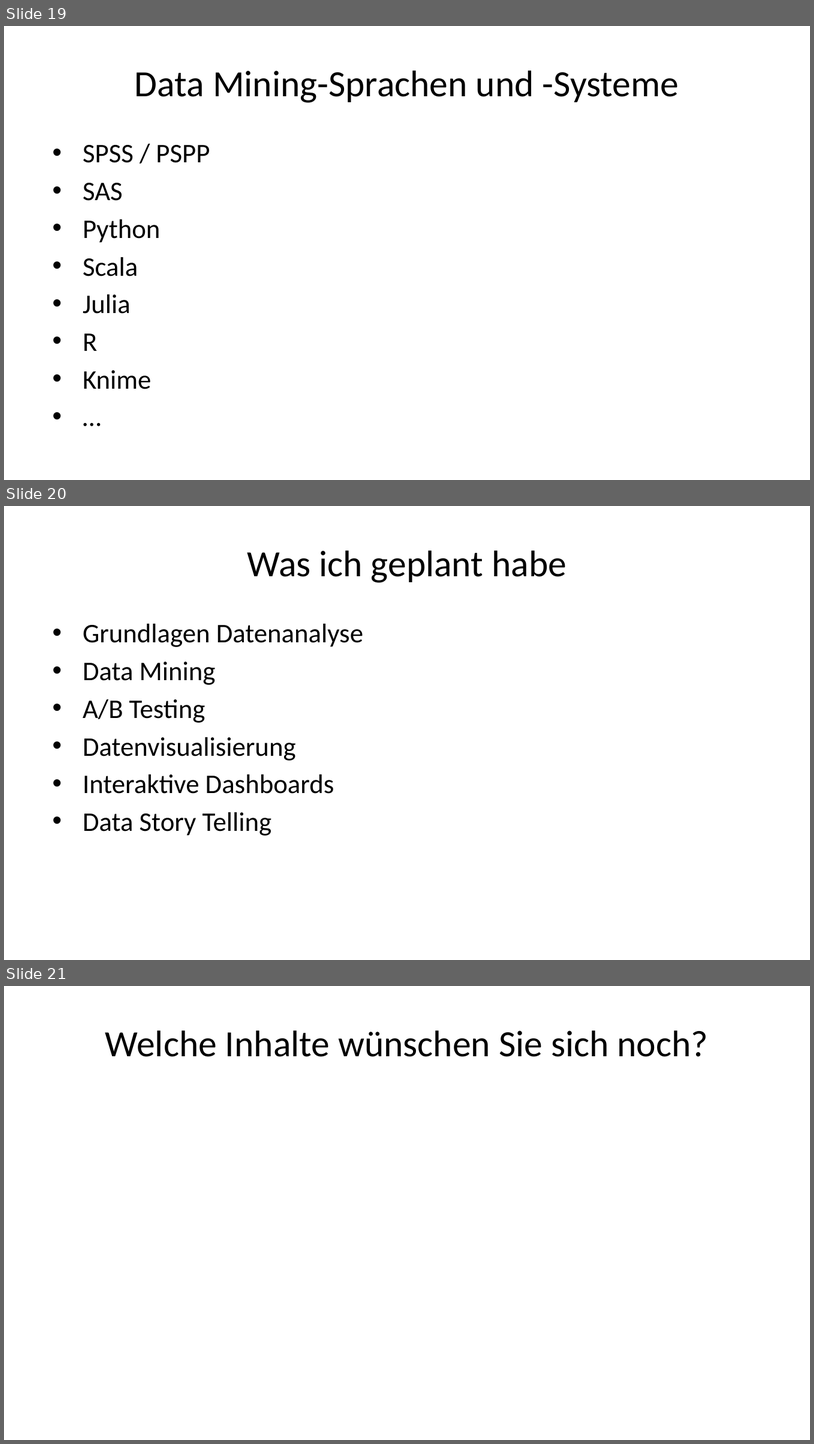
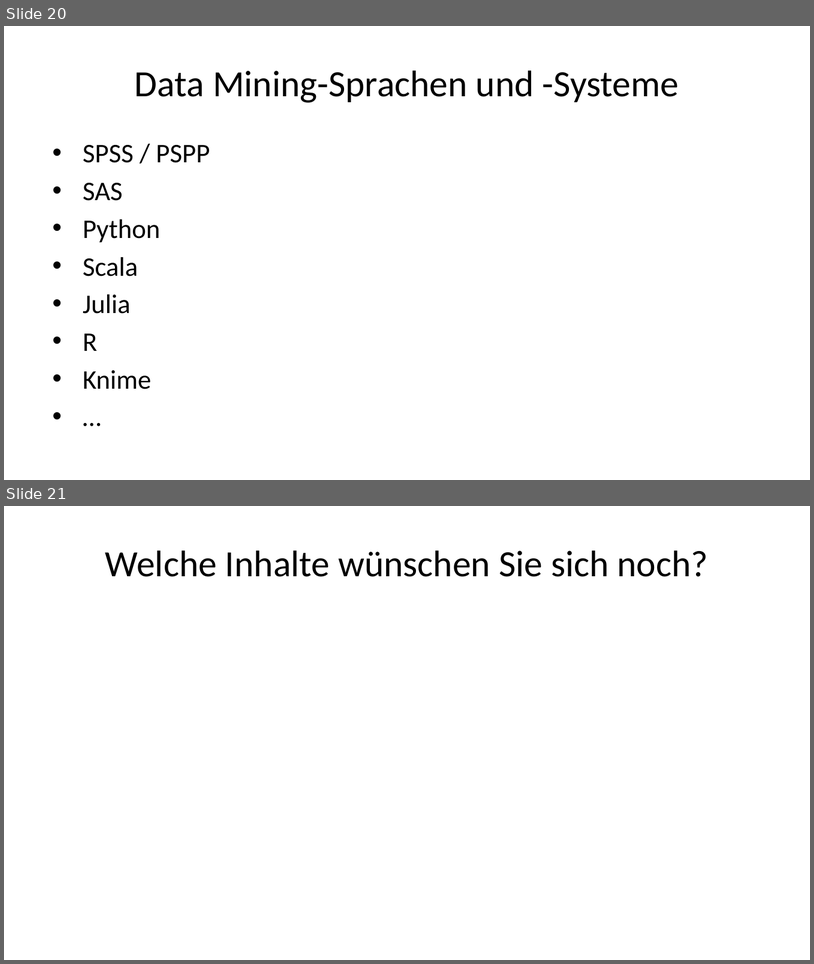
Before and after one commit to daswesen/digitale-inhalte, a slide deck: gdi.pptx. Shown one above the other, each under a label of ours: slides 19, 20 and 21 before the commit, slides 20 and 21 after it. The pictures are 814x1444 and 814x964 pixels, drawn with LibreOffice and Linux fonts; fonts in the diff are those of the drawing. Boxes give left, top, right and bottom in pixels: in the first picture for what was removed or moved away, otherwise in the second. Text is boxed around its words. In the diff, an @@ line names an element or a change of style, - is before the commit and + after.

```diff
--- a/gdi.pptx
+++ b/gdi.pptx
@@ slide 20 removed at box(4, 506, 810, 960), background #FFFFFF @@
@@ title removed at box(247, 550, 567, 583) @@
-Was ich geplant habe
@@ text removed at box(83, 624, 363, 835) @@
-• Grundlagen Datenanalyse
-• Data Mining
-• A/B Testing
-• Datenvisualisierung
-• Interaktive Dashboards
-• Data Story Telling
@@ what was slide 19 is now slide 20 @@
```
Also in this commit, not shown: 9 slides changed, 4 slides added, 3 other slides removed, 2 other files.
